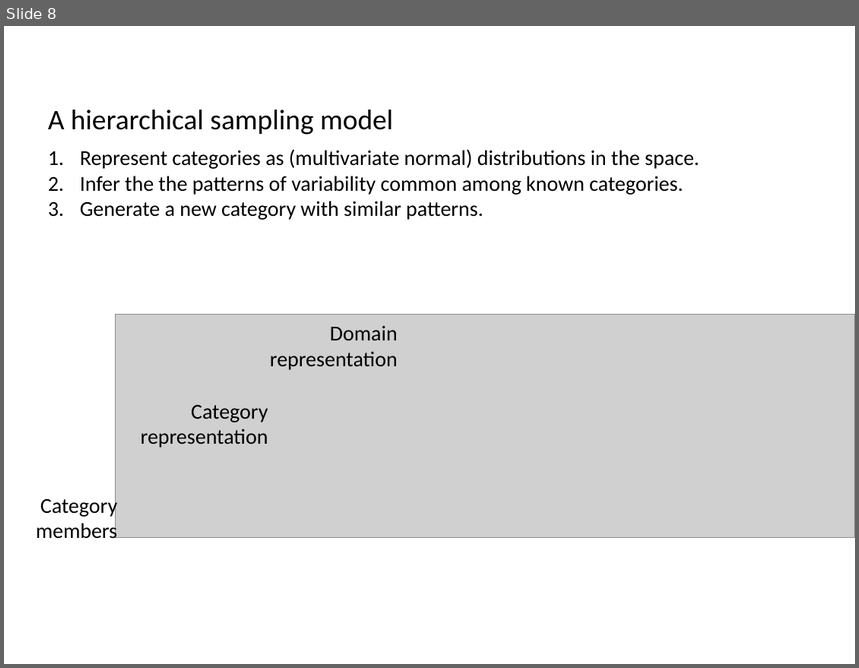
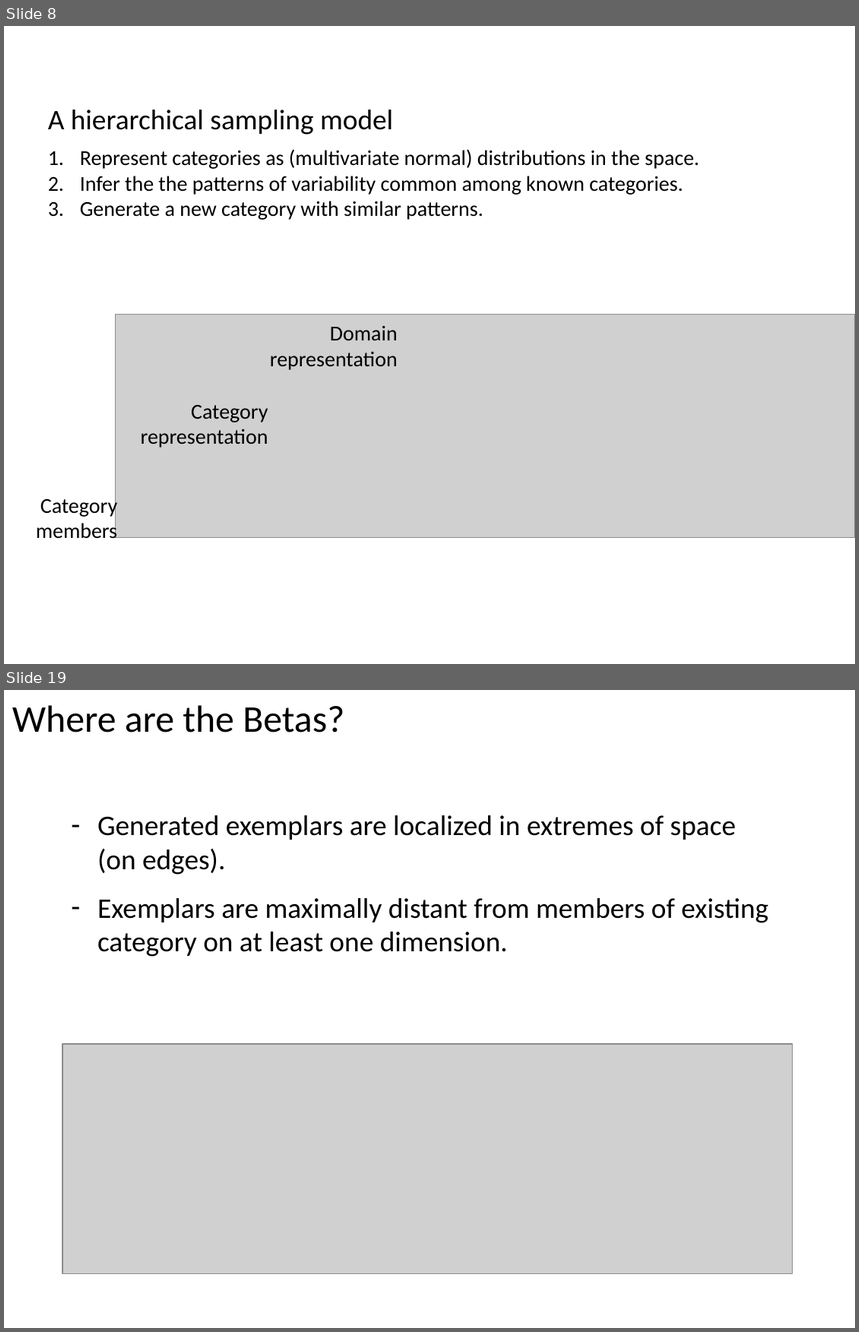
Before and after one commit to AusterweilLab/generating_categories, a slide deck: Presentations/ccn-bbag-march-2-2017.pptx. Shown one above the other, each under a label of ours: slide 8 before the commit, slides 8 and 19 after it; the slides between them are not shown. The pictures are 859x668 and 859x1332 pixels, drawn with LibreOffice and Linux fonts; fonts in the diff are those of the drawing; grey boxes stand for pictures. Boxes give left, top, right and bottom in pixels: in the first picture for what was removed or moved away, otherwise in the second. Text is boxed around its words. In the diff, an @@ line names an element or a change of style, - is before the commit and + after.

```diff
--- a/Presentations/ccn-bbag-march-2-2017.pptx
+++ b/Presentations/ccn-bbag-march-2-2017.pptx
@@ slide 19 added at box(4, 690, 855, 1328), background #FFFFFF @@
@@ text added at box(12, 705, 344, 733), 32 pt, text #000000 @@
+Where are the Betas?
@@ text added at box(97, 815, 769, 957), 24 pt, text #000000 @@
+– Generated exemplars are localized in extremes of space (on edges).
+– Exemplars are maximally distant from members of existing category on at least one dimension.
@@ picture added at box(63, 1044, 792, 1274) @@
```
Also in this commit, not shown: 1 slide changed, 19 other slides added.
